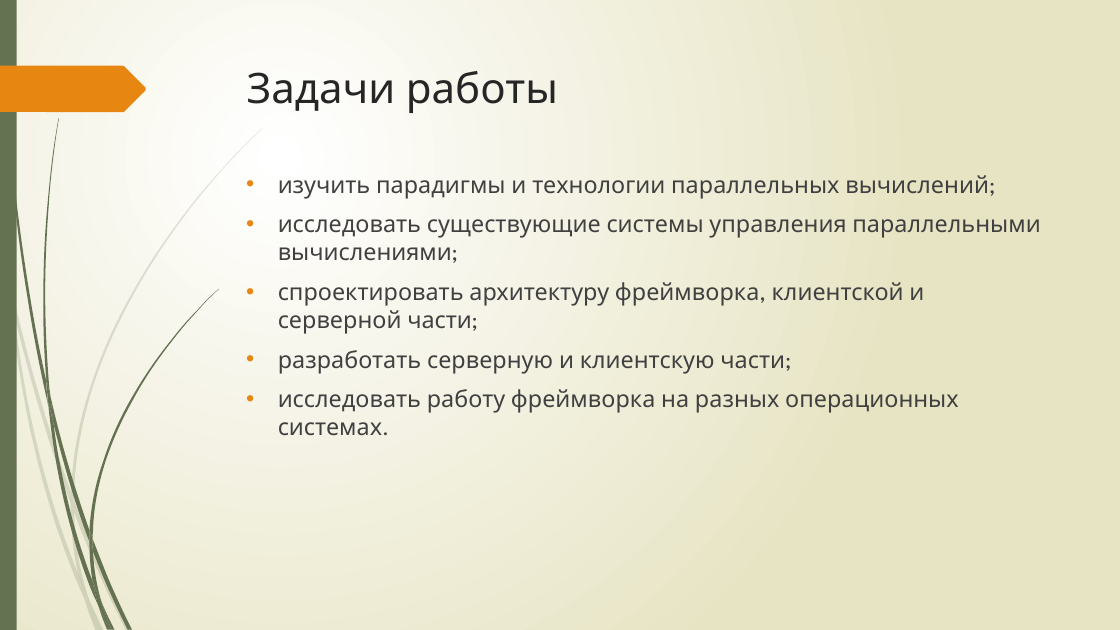
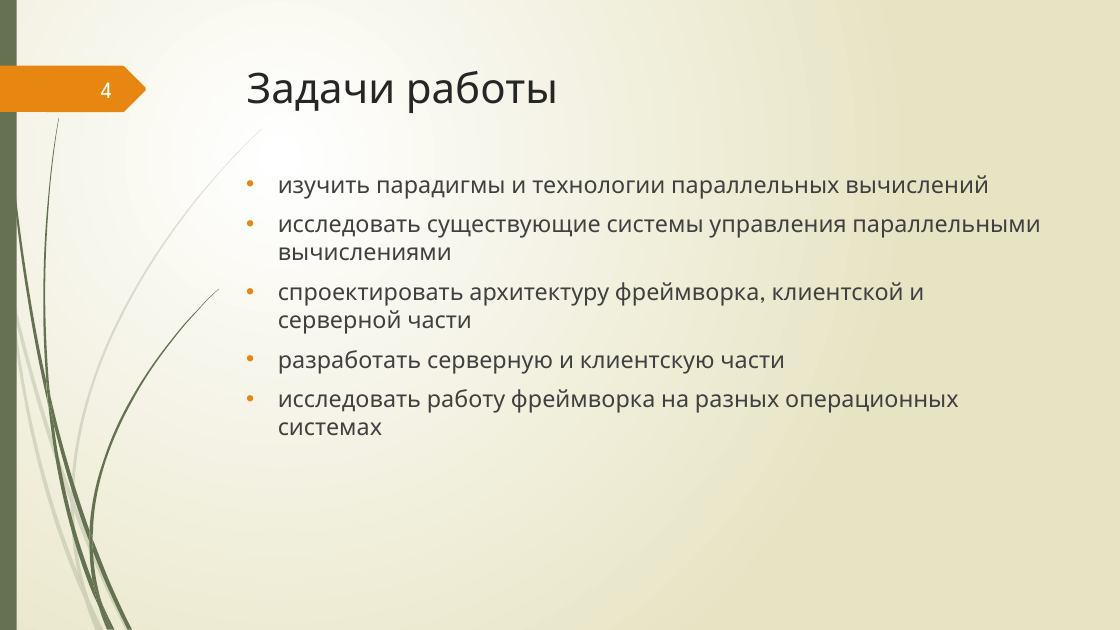
Before and after one commit to IbragimGabi/Diploma, a slide deck: slide 4 of презентация.pptx (slide 3 before the commit). Drawn at 1120x630 pixels with LibreOffice and Linux fonts; fonts in the diff are those of the drawing. Boxes give left, top, right and bottom in pixels: in the first picture for what was removed or moved away, otherwise in the second. Text is boxed around its words. In the diff, an @@ line names an element or a change of style, - is before the commit and + after.

Commit message:
presentation is ready

```diff
--- a/презентация.pptx
+++ b/презентация.pptx
@@ page number added at (101, 82, 112, 98), 20 pt, text #FEFFFF @@
+4
@@ text at (278, 175, 1041, 435): text changed @@
-• изучить парадигмы и технологии параллельных вычислений;
-• исследовать существующие системы управления параллельными вычислениями;
-• спроектировать архитектуру фреймворка, клиентской и серверной части;
-• разработать серверную и клиентскую части;
-• исследовать работу фреймворка на разных операционных системах.
+• изучить парадигмы и технологии параллельных вычислений
+• исследовать существующие системы управления параллельными вычислениями
+• спроектировать архитектуру фреймворка, клиентской и серверной части
+• разработать серверную и клиентскую части
+• исследовать работу фреймворка на разных операционных системах
```
Also in this commit, not shown: 7 other slides changed, 2 slides added, 2 slides removed.
